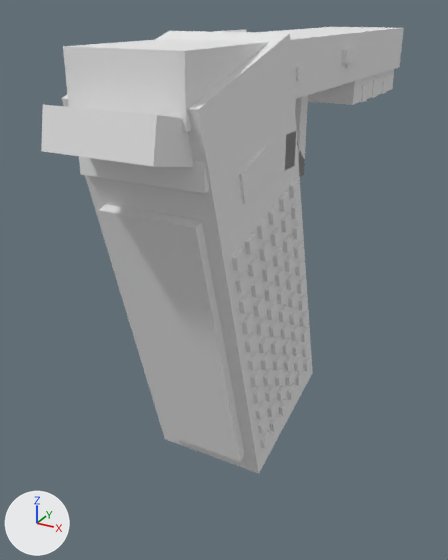
Renders of the OBJ model src/main/resources/assets/mareeletrica/models/block/armory21_glock_forge_view.obj from each side of a commit.
One viewpoint serves both versions: a 50 mm camera at (1.105, -1.704, 0.518) aimed at (0.413, -0.445, -0.112). Arrows for +X, +Y and +Z are at lower left; the lights stay in place. The older version comes first. Where no turn or scale is listed for an object, it has been applied to the vertices. Vertices at exactly the same position are counted once.

Names of what the first picture shows: 'armory21_glock_forge_view'.
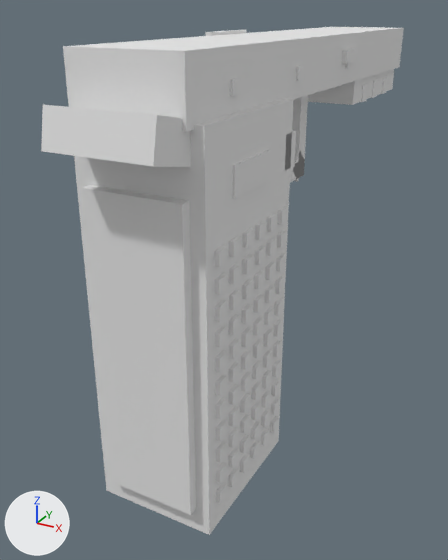
Changed parts and their boxes [x1, y1, x2, y2] in the pictures (448 x 560 px; the box of a moved part takes in the faces that stretch with it):
'armory21_glock_forge_view', reshaped (14% taller)
    before: [41, 27, 404, 474]
    after: [41, 27, 404, 535]
part 1 of me_armory21_glock_forge_view, added
    after: [74, 99, 293, 535]
part 2 of me_armory21_glock_forge_view, moved or reshaped
    before: [99, 204, 245, 462]
    after: [82, 185, 196, 515]
part 3 of me_armory21_glock_forge_view, moved or reshaped
    before: [260, 430, 270, 448]
    after: [216, 482, 227, 503]
part 4 of me_armory21_glock_forge_view, moved or reshaped
    before: [258, 416, 268, 434]
    after: [216, 462, 227, 483]
part 5 of me_armory21_glock_forge_view, moved or reshaped
    before: [256, 401, 266, 420]
    after: [216, 441, 227, 462]
part 6 of me_armory21_glock_forge_view, moved or reshaped
    before: [239, 292, 251, 314]
    after: [215, 326, 227, 347]
part 7 of me_armory21_glock_forge_view, moved or reshaped
    before: [235, 271, 248, 293]
    after: [215, 300, 227, 322]
part 8 of me_armory21_glock_forge_view, moved or reshaped
    before: [232, 248, 245, 271]
    after: [215, 273, 227, 295]
part 9 of me_armory21_glock_forge_view, moved or reshaped
    before: [245, 233, 257, 255]
    after: [215, 246, 227, 267]
part 10 of me_armory21_glock_forge_view, moved or reshaped
    before: [270, 414, 279, 432]
    after: [228, 467, 239, 487]
part 11 of me_armory21_glock_forge_view, rebuilt (10% shorter)
    before: [262, 262, 273, 282]
    after: [265, 262, 276, 280]
part 12 of me_armory21_glock_forge_view, deleted
    before: [79, 90, 311, 417]
part 13 of me_armory21_glock_forge_view, reshaped
    before: [61, 31, 313, 474]
    after: [228, 207, 288, 473]

Diff of the bpy script that builds the scene:
```diff
--- a/src/main/resources/assets/mareeletrica/models/block/armory21_glock_forge_view.obj.py
+++ b/src/main/resources/assets/mareeletrica/models/block/armory21_glock_forge_view.obj.py
@@ me_armory21_glock_forge_view @@
-me_armory21_glock_forge_view.from_pydata(...)  # 1318 vertices, 990 faces; spans x 0.361..0.639, y -0.999..0.322, z -0.465..0.475
+me_armory21_glock_forge_view.from_pydata(...)  # 1310 vertices, 984 faces; spans x 0.361..0.639, y -0.999..0.322, z -0.448..0.469
+# me_armory21_glock_forge_view part 1: a new loose piece, a box spanning x 0.37..0.63, y -0.9..-0.564, z -0.448..0.357, in mat_frame (its picture is missing)
+# me_armory21_glock_forge_view part 2: the loose piece of 8 vertices spanning x 0.4..0.6, y -0.883..-0.682, z -0.417..0.196 is turned -16 degrees about the x axis through its middle, then moved by (0.0, -0.125, 0.034)
+# me_armory21_glock_forge_view part 3: the loose piece of 8 vertices spanning x 0.63..0.639, y -0.671..-0.637, z -0.397..-0.363 is turned -16 degrees about the x axis through its middle, then moved by (0.0, -0.204, 0.009)
+# me_armory21_glock_forge_view part 4: the loose piece of 8 vertices spanning x 0.63..0.639, y -0.685..-0.651, z -0.348..-0.314 is turned -16 degrees about the x axis through its middle, then moved by (0.0, -0.19, 0.011)
+# me_armory21_glock_forge_view part 5: the loose piece of 8 vertices spanning x 0.63..0.639, y -0.699..-0.665, z -0.299..-0.265 is turned -16 degrees about the x axis through its middle, then moved by (0.0, -0.176, 0.013)
+# me_armory21_glock_forge_view part 6: the loose piece of 8 vertices spanning x 0.63..0.639, y -0.783..-0.749, z -0.007..0.028 is turned -16 degrees about the x axis through its middle, then moved by (0.0, -0.092, -0.026)
+# me_armory21_glock_forge_view part 7: the loose piece of 8 vertices spanning x 0.63..0.639, y -0.797..-0.763, z 0.042..0.077 is turned -16 degrees about the x axis through its middle, then moved by (0.0, -0.078, -0.024)
+# me_armory21_glock_forge_view part 8: the loose piece of 8 vertices spanning x 0.63..0.639, y -0.811..-0.777, z 0.091..0.125 is turned -16 degrees about the x axis through its middle, then moved by (0.0, -0.064, -0.022)
+# me_armory21_glock_forge_view part 9: the loose piece of 8 vertices spanning x 0.63..0.639, y -0.763..-0.728, z 0.105..0.139 is turned -16 degrees about the x axis through its middle, then moved by (0.0, -0.113, 0.014)
+# me_armory21_glock_forge_view part 10: the loose piece of 8 vertices spanning x 0.63..0.639, y -0.623..-0.588, z -0.383..-0.349 is turned -16 degrees about the x axis through its middle, then moved by (0.0, -0.202, -0.005)
+# me_armory21_glock_forge_view part 11: the loose piece of 8 vertices spanning x 0.63..0.639, y -0.686..-0.651, z 0.021..0.056 is rebuilt with 8 vertices and now spans x 0.63..0.639, y -0.669..-0.641, z 0.021..0.049
+# me_armory21_glock_forge_view part 12: 104 loose pieces with 832 vertices, spanning x 0.361..0.639, y -0.893..-0.369, z -0.383..0.371, are deleted
+# me_armory21_glock_forge_view part 13: 40 vertices removed from x 0.361..0.639, y -0.916..-0.35, z -0.465..0.475; 848 vertices added at x 0.361..0.639, y -0.821..-0.59, z -0.385..0.15
+# other edits to the shape of me_armory21_glock_forge_view do not show in these pictures
 me_armory21_glock_forge_view.materials.append(mat_dark)
```
